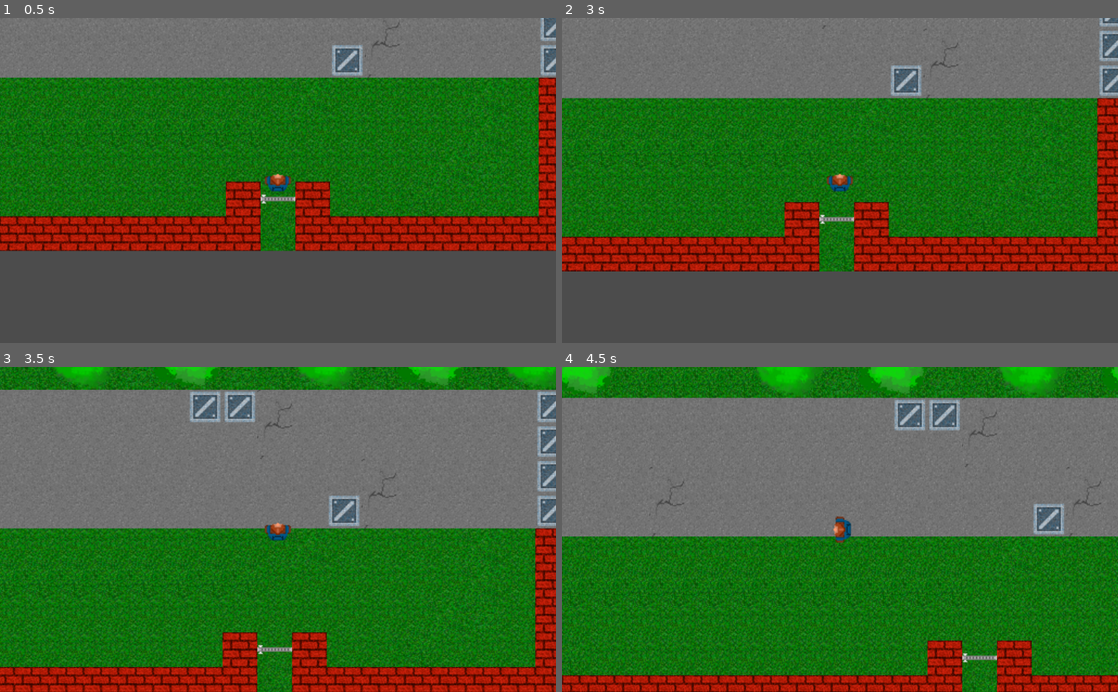
Above: before the commit, frames 1-4 (two rows, left to right).
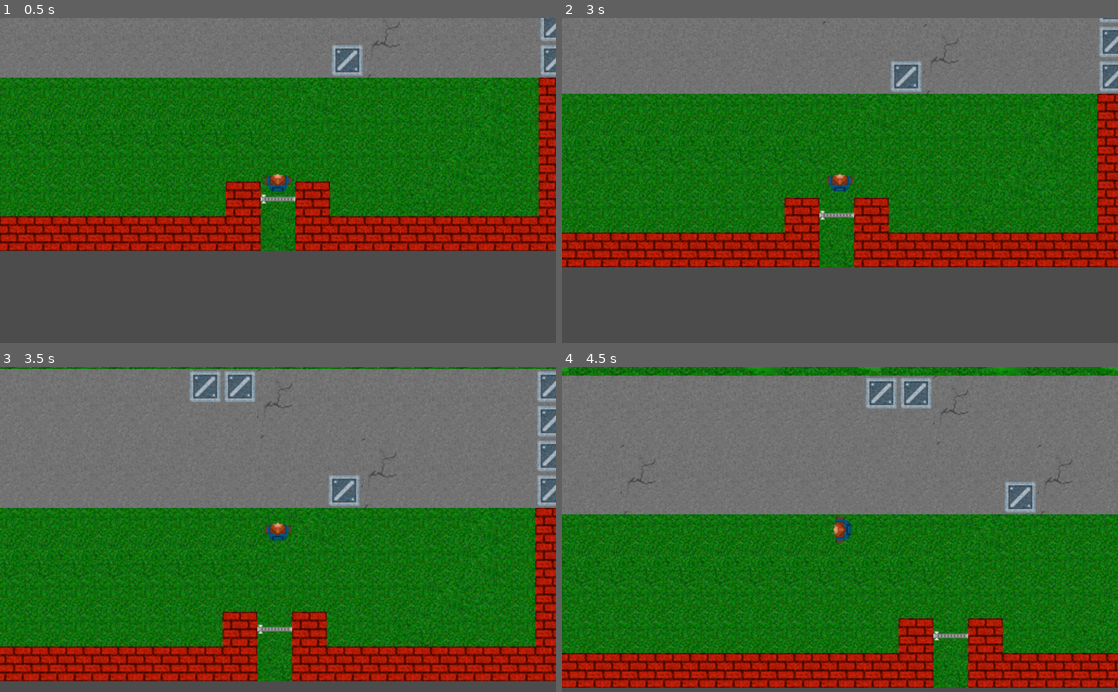
Above: after the commit, the same moments.

Repository: lunacity42/GlitchCity
Game: Godot game, scene res://Levels/LevelStreet.tscn
Two runs of this game, one before a commit and one after it. Both use one fixed random seed, a clock stepped at 60 frames per second and the inputs below. This scene is started directly instead of the project's main scene.
Inputs (mouse positions are in pixels of both pictures, inside the frame that each line leads up to):
- Up to frame 1 (0.5 s): no input
- Up to frame 2 (3 s): tap Enter at 0.5, 2 s; move the mouse to (962, 164) at 0.52 s; hold D (move_right) 0.53-1.28 s; hold E (interact) 0.53-1.28 s; click (962, 164) at 0.67 s; tap Space at 1.25 s; move the mouse to (728, 196) at 1.27 s; hold S (move_down) 1.28-2.03 s; tap E (interact) at 1.35, 2.85 s; move the mouse to (895, 109) at 2.02 s; hold D (move_right) 2.03-2.78 s; hold E (interact) 2.03-2.78 s; move the mouse to (812, 245) at 2.77 s; hold W (move_up) from 2.78 s (still down); click (812, 245) at 2.92 s
- Up to frame 3 (3.5 s): keep holding W (move_up)
- Up to frame 4 (4.5 s): move the mouse to (1006, 578) at 3.52 s; release W (move_up) at 3.53 s; hold E (interact) 3.53-4.28 s; hold A (move_left) from 3.53 s (still down); move the mouse to (673, 480) at 4.27 s; tap E (interact) at 4.35 s

Frame 1 is identical in both runs. In frame 2, 22% of the frame differs, in the area x 0-100%, y 0-78%; in frame 3, 37%; in frame 4, 38%, in the area x 0-100%, y 0-100%.

Commit message:
tree is burning

Diff:
--- a/Levels/DialogueBox.tscn
+++ b/Dialogue/DialogueBox.tscn
@@ -2,15 +2,24 @@
 
 [ext_resource path="res://Fonts/kenvector_future.ttf" type="DynamicFontData" id=1]
 [ext_resource path="res://GFX/Environment/Pavement_tile.png" type="Texture" id=2]
-[ext_resource path="res://Levels/DialogueBox.gd" type="Script" id=3]
 
-[sub_resource type="DynamicFont" id=1]
+[sub_resource type="GDScript" id=1]
+script/source = "extends CanvasLayer
+
+func show_dialogue():
+	$Control.visible = true
+
+func hide_dialogue():
+	$Control.visible = false
+"
+
+[sub_resource type="DynamicFont" id=2]
 size = 30
 font_data = ExtResource( 1 )
 
 [node name="DialogueBox" type="CanvasLayer"]
 follow_viewport_enable = true
-script = ExtResource( 3 )
+script = SubResource( 1 )
 
 [node name="Control" type="Control" parent="."]
 visible = false
--- a/Dialogue/DialogueCorridor2.tscn
+++ b/Dialogue/DialogueCorridor2.tscn
@@ -1,6 +1,7 @@
 [gd_scene load_steps=2 format=2]
 
-[ext_resource path="res://Levels/Dialogue.tscn" type="PackedScene" id=1]
+[ext_resource path="res://Dialogue/Dialogue.tscn" type="PackedScene" id=1]
+
 
 [node name="Dialogue" instance=ExtResource( 1 )]
 
--- a/Glitches/GlitchRigid.tscn
+++ b/Glitches/GlitchRigid.tscn
@@ -1,7 +1,7 @@
 [gd_scene load_steps=10 format=2]
 
 [ext_resource path="res://GFX/Environment/Office_floor_tile.png" type="Texture" id=1]
-[ext_resource path="res://GFX/Environment/Neon_light_White_on.png" type="Texture" id=2]
+[ext_resource path="res://GFX/Particles/Glitch_Particle1.png" type="Texture" id=2]
 [ext_resource path="res://Glitches/GlitchRigid.gd" type="Script" id=3]
 [ext_resource path="res://Audio/Sounds/electric_hum2.wav" type="AudioStream" id=4]
 [ext_resource path="res://Glitches/GlitchPuzzle.tscn" type="PackedScene" id=5]
@@ -47,13 +47,14 @@
 shape = SubResource( 3 )
 
 [node name="Particles2D" type="Particles2D" parent="AnimatedSprite"]
-amount = 20
+amount = 40
 randomness = 1.0
 process_material = SubResource( 4 )
 texture = ExtResource( 2 )
 
 [node name="GlitchHum" type="AudioStreamPlayer2D" parent="."]
 stream = ExtResource( 4 )
+volume_db = 10.0
 
 [node name="CanvasLayer" type="CanvasLayer" parent="."]
 
--- /dev/null
+++ b/Glitches/GltichTree.tscn
@@ -0,0 +1,33 @@
+[gd_scene load_steps=4 format=2]
+
+[ext_resource path="res://GFX/Particles/Glitch_Particle2.png" type="Texture" id=1]
+[ext_resource path="res://GFX/Environment/Nature_Tree01.png" type="Texture" id=2]
+
+[sub_resource type="ParticlesMaterial" id=1]
+emission_shape = 1
+emission_sphere_radius = 30.61
+flag_disable_z = true
+gravity = Vector3( 0, -98, 0 )
+orbit_velocity = 0.0
+orbit_velocity_random = 0.0
+damping = 57.47
+hue_variation = 0.05
+hue_variation_random = 1.0
+
+[node name="GlitchTree" type="Area2D"]
+
+[node name="CollisionShape2D" type="CollisionShape2D" parent="."]
+
+[node name="Sprite" type="Sprite" parent="."]
+texture = ExtResource( 2 )
+
+[node name="StaticBody2D" type="StaticBody2D" parent="Sprite"]
+
+[node name="CollisionShape2D" type="CollisionPolygon2D" parent="Sprite/StaticBody2D"]
+
+[node name="Particles2D" type="Particles2D" parent="Sprite"]
+amount = 45
+process_material = SubResource( 1 )
+texture = ExtResource( 1 )
+
+[node name="AudioStreamPlayer2D" type="AudioStreamPlayer2D" parent="."]
--- a/Levels/LevelOffice.tscn
+++ b/Levels/LevelOffice.tscn
@@ -1,10 +1,10 @@
 [gd_scene load_steps=8 format=2]
 
 [ext_resource path="res://Levels/LevelTemplate.tscn" type="PackedScene" id=1]
-[ext_resource path="res://Levels/DialogueArea.tscn" type="PackedScene" id=2]
-[ext_resource path="res://Levels/DialogueBox.tscn" type="PackedScene" id=3]
-[ext_resource path="res://Levels/DialogueArea.gd" type="Script" id=4]
-[ext_resource path="res://Levels/DialogueArea3.gd" type="Script" id=5]
+[ext_resource path="res://Dialogue/DialogueArea.tscn" type="PackedScene" id=2]
+[ext_resource path="res://Dialogue/DialogueBox.tscn" type="PackedScene" id=3]
+[ext_resource path="res://Dialogue/DialogueArea.gd" type="Script" id=4]
+[ext_resource path="res://Dialogue/DialogueArea3.gd" type="Script" id=5]
 [ext_resource path="res://Levels/ChangeLevel.gd" type="Script" id=6]
 
 [sub_resource type="RectangleShape2D" id=1]
--- a/Levels/LevelStreet.tscn
+++ b/Levels/LevelStreet.tscn
@@ -1,7 +1,8 @@
-[gd_scene load_steps=3 format=2]
+[gd_scene load_steps=4 format=2]
 
 [ext_resource path="res://Player/Player.tscn" type="PackedScene" id=1]
 [ext_resource path="res://Levels/outdoor_env.tres" type="TileSet" id=2]
+[ext_resource path="res://Glitches/GltichTree.tscn" type="PackedScene" id=3]
 
 [node name="Node2D" type="Node2D"]
 
@@ -24,3 +25,6 @@
 cell_size = Vector2( 32, 32 )
 format = 1
 tile_data = PoolIntArray( -655375, 2, 0, -720896, 1, 0, -720885, 2, 0, -589828, 2, 0, -655358, 1, 0, -655355, 2, 0, -65 …(1046 unchanged characters)…
+
+[node name="GlitchTree" parent="." instance=ExtResource( 3 )]
+position = Vector2( -288, -144 )
--- a/Levels/LevelTemplate.tscn
+++ b/Levels/LevelTemplate.tscn
@@ -5,8 +5,9 @@
 [ext_resource path="res://Glitches/Glitch.tscn" type="PackedScene" id=3]
 [ext_resource path="res://Audio/Music/Pet the Cat_bass.ogg" type="AudioStream" id=4]
 [ext_resource path="res://Glitches/GlitchRigid.tscn" type="PackedScene" id=5]
-[ext_resource path="res://Levels/DialogueArea.tscn" type="PackedScene" id=6]
-[ext_resource path="res://Levels/DialogueBox.tscn" type="PackedScene" id=7]
+[ext_resource path="res://Dialogue/DialogueArea.tscn" type="PackedScene" id=6]
+[ext_resource path="res://Dialogue/DialogueBox.tscn" type="PackedScene" id=7]
+
 
 [node name="LevelTemplate" type="Node2D"]
 
--- a/Player.gd
+++ b/Player.gd
@@ -1,7 +1,7 @@
 extends KinematicBody2D
 
-const SPEED = 15
-const MAX_SPEED = 150
+const SPEED = 12
+const MAX_SPEED = 120
 const FRICTION = 0.1
 
 var motion = Vector2()
Renamed: Levels/Dialogue.tscn -> Dialogue/Dialogue.tscn
Renamed: Levels/DialogueArea.gd -> Dialogue/DialogueArea.gd
Renamed: Levels/DialogueArea.tscn -> Dialogue/DialogueArea.tscn
Renamed: Levels/DialogueArea3.gd -> Dialogue/DialogueArea3.gd
Renamed: Levels/DialogueBox.gd -> Dialogue/DialogueBox.gd
Not shown: 1 places in Dialogue/DialogueBox.tscn that only renumber resources
Binary file added: GFX/Particles/Glitch_Particle1.png
Not shown, added: GFX/Particles/Glitch_Particle1.png.import
Binary file added: GFX/Particles/Glitch_Particle2.png
Not shown, added: GFX/Particles/Glitch_Particle2.png.import
Not shown, added: GFX/Particles/Glitch_Particle1.png~
